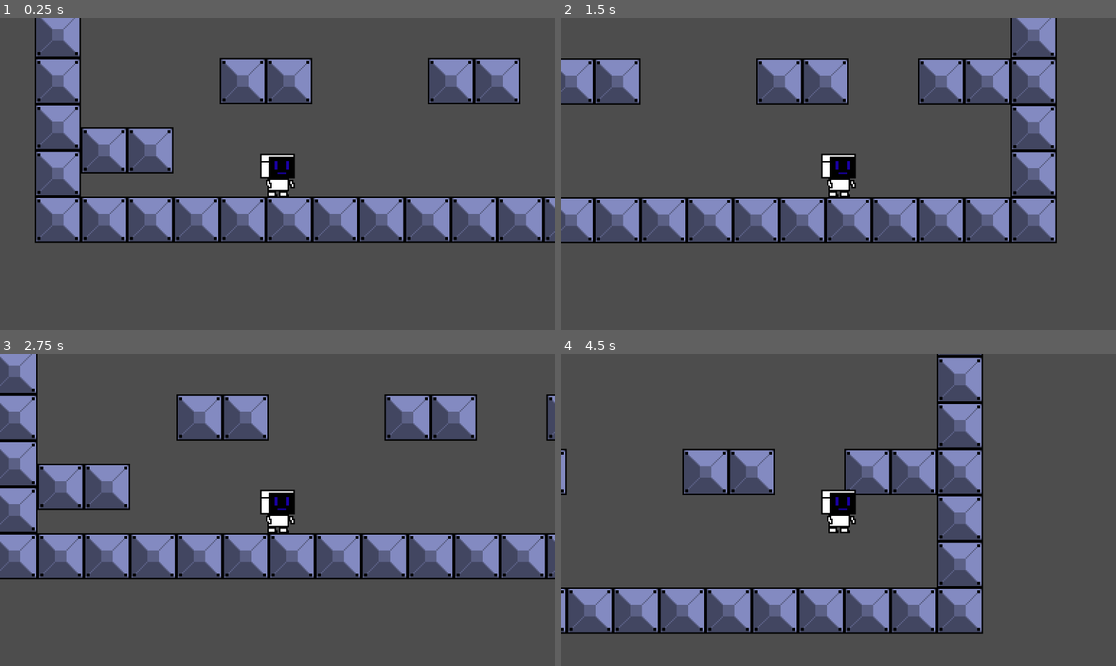
Above: before the commit, frames 1-4 (two rows, left to right).
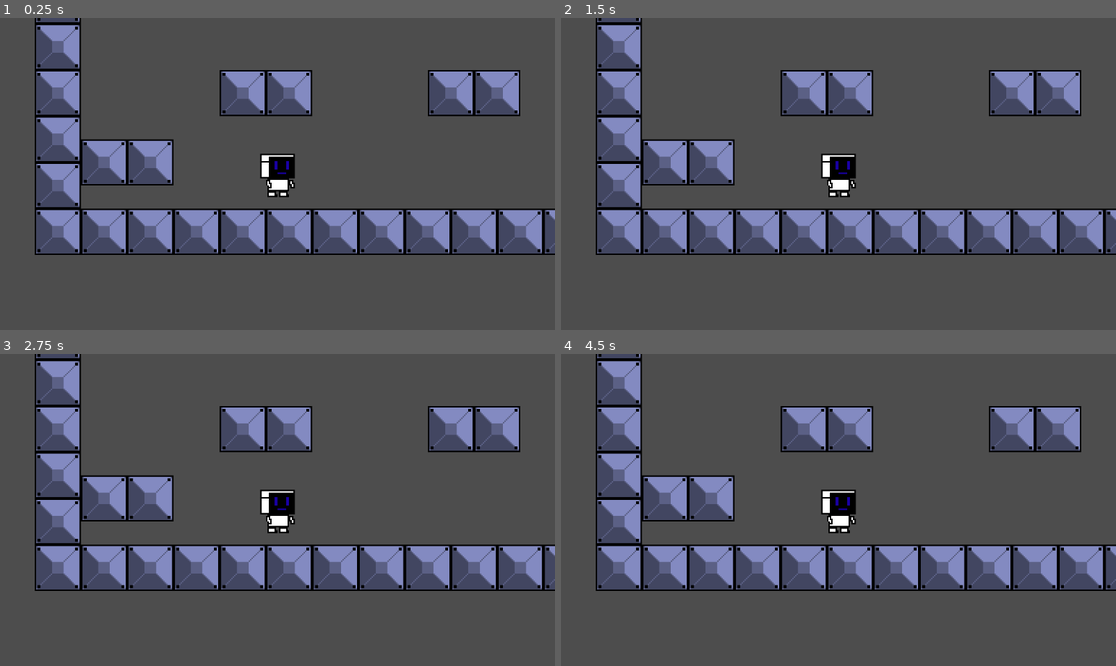
Above: after the commit, the same moments.

Repository: DanielKuhnDeAraujo/Robozin
Game: Godot game, scene res://scenes/jogo.tscn
The game is run twice, just before and just after one commit, with the same random seed, the same clock (stepped at 60 frames per second) and the same inputs.
Inputs:
- Up to frame 1 (0.25 s): no input
- Up to frame 2 (1.5 s): tap Enter at 0.5 s; hold Space (pulo) 0.53-1.28 s; hold D (andar_direita) from 0.53 s (still down); tap Space (pulo) at 1.35 s
- Up to frame 3 (2.75 s): tap Space (pulo) at 1.52, 1.82 s; release D (andar_direita) at 2.03 s; hold A (andar_esquerda) from 2.03 s (still down); hold Space (pulo) from 2.03 s (still down)
- Up to frame 4 (4.5 s): release A (andar_esquerda) at 2.78 s; release Space (pulo) at 2.78 s; hold D (andar_direita) 2.78-4.28 s; tap Space (pulo) at 2.85, 3.02, 3.32, 4.35 s; hold Space (pulo) 3.53-4.28 s; hold A (andar_esquerda) from 4.28 s (still down)

The runs differ from the first frame. In frame 1, 17% of the frame differs, in the area x 6-100%, y 0-76%; in frame 2, 23%; in frame 3, 24%; in frame 4, 30%, in the area x 0-100%, y 0-90%.

Commit message:
commit buxa

Diff:
--- a/project.godot
+++ b/project.godot
@@ -12,7 +12,7 @@
 
 config/name="robozin"
 run/main_scene="res://scenes/jogo.tscn"
-config/features=PackedStringArray("4.2", "GL Compatibility")
+config/features=PackedStringArray("4.5", "GL Compatibility")
 config/icon="res://icon.svg"
 
 [file_customization]
@@ -27,27 +27,27 @@
 
 pulo={
 "deadzone": 0.5,
-"events": [Object(InputEventKey,"resource_local_to_scene":fa …(171 unchanged characters)… keycode":32,"key_label":0,"unicode":32,"echo":false,"script":null)
-, Object(InputEventKey,"resource_local_to_scene":false,"reso …(166 unchanged characters)… ode":4194320,"key_label":0,"unicode":0,"echo":false,"script":null)
-, Object(InputEventKey,"resource_local_to_scene":false,"reso …(163 unchanged characters)… eycode":87,"key_label":0,"unicode":119,"echo":false,"script":null)
+"events": [Object(InputEventKey,"resource_local_to_scene":fa …(171 unchanged characters)… keycode":32,"key_label":0,"unicode":32,"location":0,"echo":false,"script":null)
+, Object(InputEventKey,"resource_local_to_scene":false,"reso …(166 unchanged characters)… ode":4194320,"key_label":0,"unicode":0,"location":0,"echo":false,"script":null)
+, Object(InputEventKey,"resource_local_to_scene":false,"reso …(163 unchanged characters)… eycode":87,"key_label":0,"unicode":119,"location":0,"echo":false,"script":null)
 ]
 }
 andar_esquerda={
 "deadzone": 0.5,
-"events": [Object(InputEventKey,"resource_local_to_scene":fa …(171 unchanged characters)… keycode":65,"key_label":0,"unicode":97,"echo":false,"script":null)
-, Object(InputEventKey,"resource_local_to_scene":false,"reso …(166 unchanged characters)… ode":4194319,"key_label":0,"unicode":0,"echo":false,"script":null)
+"events": [Object(InputEventKey,"resource_local_to_scene":fa …(171 unchanged characters)… keycode":65,"key_label":0,"unicode":97,"location":0,"echo":false,"script":null)
+, Object(InputEventKey,"resource_local_to_scene":false,"reso …(166 unchanged characters)… ode":4194319,"key_label":0,"unicode":0,"location":0,"echo":false,"script":null)
 ]
 }
 andar_direita={
 "deadzone": 0.5,
-"events": [Object(InputEventKey,"resource_local_to_scene":fa …(172 unchanged characters)… eycode":68,"key_label":0,"unicode":100,"echo":false,"script":null)
-, Object(InputEventKey,"resource_local_to_scene":false,"reso …(166 unchanged characters)… ode":4194321,"key_label":0,"unicode":0,"echo":false,"script":null)
+"events": [Object(InputEventKey,"resource_local_to_scene":fa …(172 unchanged characters)… eycode":68,"key_label":0,"unicode":100,"location":0,"echo":false,"script":null)
+, Object(InputEventKey,"resource_local_to_scene":false,"reso …(166 unchanged characters)… ode":4194321,"key_label":0,"unicode":0,"location":0,"echo":false,"script":null)
 ]
 }
 baixo={
 "deadzone": 0.5,
-"events": [Object(InputEventKey,"resource_local_to_scene":fa …(172 unchanged characters)… eycode":83,"key_label":0,"unicode":115,"echo":false,"script":null)
-, Object(InputEventKey,"resource_local_to_scene":false,"reso …(166 unchanged characters)… ode":4194322,"key_label":0,"unicode":0,"echo":false,"script":null)
+"events": [Object(InputEventKey,"resource_local_to_scene":fa …(172 unchanged characters)… eycode":83,"key_label":0,"unicode":115,"location":0,"echo":false,"script":null)
+, Object(InputEventKey,"resource_local_to_scene":false,"reso …(166 unchanged characters)… ode":4194322,"key_label":0,"unicode":0,"location":0,"echo":false,"script":null)
 ]
 }
 click={
--- a/scenes/protag.gd
+++ b/scenes/protag.gd
@@ -1,6 +1,6 @@
 extends CharacterBody2D
 
-
+@onready var timer_pulo = $Jump_timer
 const SPEED = 300.0
 const JUMP_VELOCITY = -400.0
 var pulo_inicial: int = -100
@@ -15,7 +15,10 @@
 
 	# Handle jump.
 	if Input.is_action_just_pressed("pulo") and is_on_floor():
+		timer_pulo.start()
 		velocity.y = JUMP_VELOCITY
+
+
 
 	# Get the input direction and handle the movement/deceleration.
 	# As good practice, you should replace UI actions with custom gameplay actions.
@@ -25,4 +28,13 @@
 	else:
 		velocity.x = move_toward(velocity.x, 0, SPEED)
 
+func _on_jump_timer_timeout():
+	if !Input.is_action_pressed("pulo"):
+		pass
+	else:
+		print("pulim broxa")
+		velocity.y = -100
+
 	move_and_slide()
+
+	 # Replace with function body.
--- a/scenes/protag.tscn
+++ b/scenes/protag.tscn
@@ -16,6 +16,8 @@
 position = Vector2(0.5, 3)
 shape = SubResource("RectangleShape2D_kwxdc")
 
-[node name="Timer" type="Timer" parent="."]
+[node name="Jump_timer" type="Timer" parent="."]
 wait_time = 0.5
 one_shot = true
+
+[connection signal="timeout" from="Jump_timer" to="." method="_on_jump_timer_timeout"]
Not shown, added: scenes/protag.gd.uid
Not shown: 1 places in scenes/protag.tscn that only renumber resources
